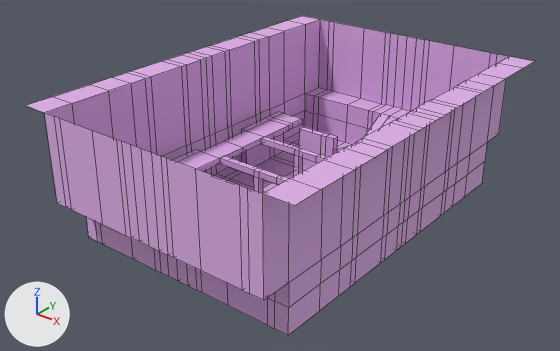
One commit to the Blender file assets/map.blend: the scene before it, then after it.
The view is the same before and after, from a camera (50 mm lens) standing at (17.42, -23.0, 15.6) and looking at (-0.29, -0.86, 1.88). Lighting does not change. The marker at lower left points along +X, +Y and +Z. Mesh edges are drawn as thin lines.

The older version as bpy lines, for what is in view:
```python
me_cube_001 = bpy.data.meshes.new('Cube.001')
me_cube_001.from_pydata(...)  # 205 vertices, 180 faces; spans x -6.11..0.0, y -8.23..0.0, z 0.1..5.69
me_cube_001.materials.append(mat_material_001)  # purple #deaee7
ob_cube = bpy.data.objects.new('Cube', me_cube_001)
ob_cube.location = (0.0, 0.0, 0.0)
_m = ob_cube.modifiers.new('Mirror', 'MIRROR')
_m.use_axis = (True, True, False)
_m.use_clip = True
```
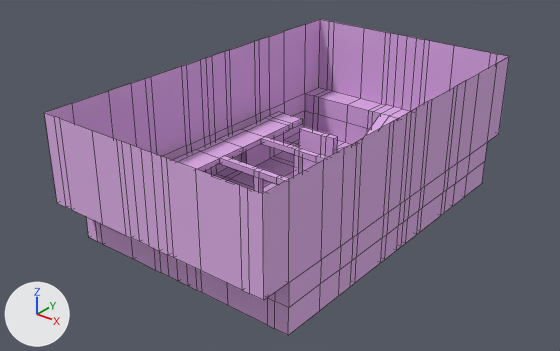
Commit message: polishing map

What differs and where, as boxes [x1, y1, x2, y2] in the pictures (560 x 351 px; the box of a moved part takes in the faces that stretch with it):
'Cube', reshaped (9% narrower): before [25, 16, 535, 335]; after [45, 19, 509, 335]
part 1 of me_cube_001, deleted (purple): before [25, 16, 535, 206]
part 2 of me_cube_001, moved or reshaped: before [220, 129, 297, 176]; after [196, 129, 297, 176]

Edits to the bpy script that builds the scene:
```text
Change me_cube_001:
    used by ob_cube; location = (0.0, 0.0, 0.0)
    remove me_cube_001.from_pydata(...)  # 205 vertices, 180 faces; spans x -6.11..0.0, y -8.23..0.0, z 0.1..5.69
    add me_cube_001.from_pydata(...)  # 193 vertices, 171 faces; spans x -4.99..0.0, y -8.23..0.0, z 0.1..5.69
    me_cube_001 part 1
    10 vertices are removed from x -6.11, y -8.23..0.0, z 5.69
    9 faces are deleted
    me_cube_001 part 2
    2 vertices are removed from x -3.03, y -1.48, z 1.82..2.09
    5 faces are deleted
    2 vertices are added at (-4.43, 0.0, 1.82), (-4.43, 0.0, 2.09)
    7 new faces join them
```
